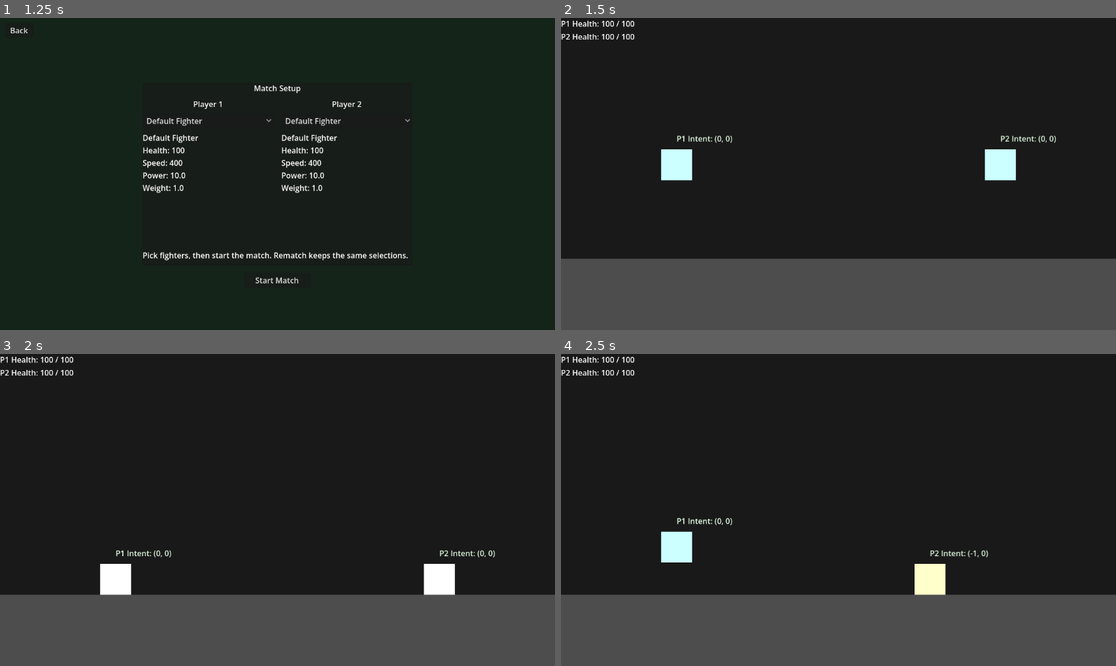
Above: before the commit, frames 1-4 (two rows, left to right).
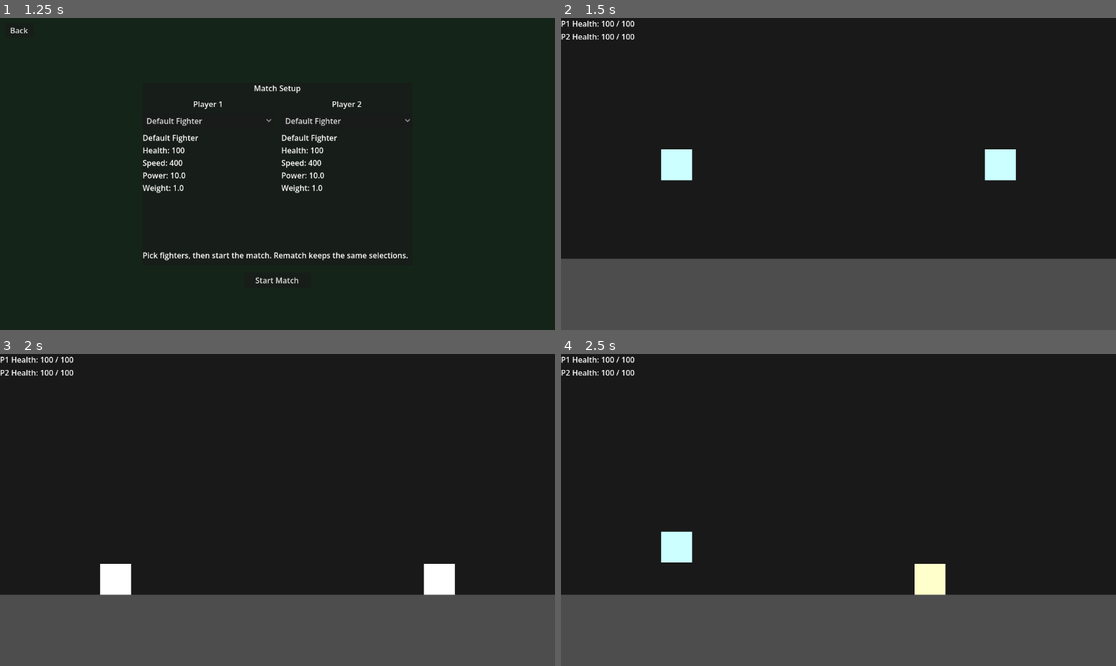
Above: after the commit, the same moments.

Repository: GitLlamma/Fight-Fight-Game-Game
Game: Godot game, scene res://scenes/main.tscn
Two runs of this game, one before a commit and one after it. Both use one fixed random seed, a clock stepped at 60 frames per second and the inputs below.
Inputs (mouse positions are in pixels of both pictures, inside the frame that each line leads up to):
- Up to frame 1 (1.25 s): click "Start" at 0.5 s
- Up to frame 2 (1.5 s): click "Start Match" at 1.25 s
- Up to frame 3 (2 s): no input
- Up to frame 4 (2.5 s): tap Enter at 2 s; move the mouse to (960, 494) at 2.02 s; hold Right (ui_right) from 2.03 s (still down); hold J (ui_left_p2) from 2.03 s (still down); click (960, 494) at 2.17 s; tap Space (jump_p1) at 2.27 s; tap L (ui_right_p2) at 2.3 s

Frame 1 is identical in both runs. In frame 2, 0.2% of the frame differs, in the area x 20-90%, y 37-41%; in frame 3, 0.2%; in frame 4, 0.2%, in the area x 20-77%, y 52-66%.

Commit message:
Fixed copilot suggestions and warnings

Diff:
--- a/GodotFiles/fight-fight-game-game/scripts/characters/move_executor.gd
+++ b/GodotFiles/fight-fight-game-game/scripts/characters/move_executor.gd
@@ -1,5 +1,5 @@
 extends Node
 class_name MoveExecutor
 
-func execute_move(player, move_data) -> void:
+func execute_move(_player, _move_data) -> void:
 	push_warning("MoveExecutor.execute_move should be overridden")
--- a/GodotFiles/fight-fight-game-game/scripts/hud.gd
+++ b/GodotFiles/fight-fight-game-game/scripts/hud.gd
@@ -683,29 +683,39 @@
 	if character_select_start_warning_label == null:
 		return
 
-	var can_start: bool = _is_controller_assignment_valid_for_match_start()
+	var controller_assignment_error: String = _get_match_start_controller_assignment_error()
+	var can_start: bool = controller_assignment_error.is_empty()
 	start_match_button.disabled = not can_start
 	if can_start:
 		character_select_start_warning_label.hide()
 		return
 
-	character_select_start_warning_label.text = "Cannot start: both players in controller mode must be assigned different connected controllers."
+	character_select_start_warning_label.text = controller_assignment_error
 	character_select_start_warning_label.self_modulate = COLOR_STATUS_WARN
 	character_select_start_warning_label.show()
 
+func _get_match_start_controller_assignment_error() -> String:
+	var connected_devices: PackedInt32Array = Input.get_connected_joypads()
+	var p1_device: int = -1
+	var p2_device: int = -1
+
+	if p1_uses_controller:
+		p1_device = _resolve_controller_device_for_player(1, connected_devices)
+		if p1_device < 0:
+			return "Cannot start: Player 1 is set to controller mode but no connected controller is assigned."
+
+	if p2_uses_controller:
+		p2_device = _resolve_controller_device_for_player(2, connected_devices)
+		if p2_device < 0:
+			return "Cannot start: Player 2 is set to controller mode but no connected controller is assigned."
+
+	if p1_uses_controller and p2_uses_controller and p1_device == p2_device:
+		return "Cannot start: both players in controller mode must be assigned different connected controllers."
+
+	return ""
+
 func _is_controller_assignment_valid_for_match_start() -> bool:
-	if not p1_uses_controller or not p2_uses_controller:
-		return true
-
-	var connected_devices: PackedInt32Array = Input.get_connected_joypads()
-	if connected_devices.size() < 2:
-		return false
-
-	var p1_device: int = _resolve_controller_device_for_player(1, connected_devices)
-	var p2_device: int = _resolve_controller_device_for_player(2, connected_devices)
-	if p1_device < 0 or p2_device < 0:
-		return false
-	return p1_device != p2_device
+	return _get_match_start_controller_assignment_error().is_empty()
 
 func show_controller_reconnect_prompt(waiting_players: Array[int]) -> void:
 	if controller_reconnect_overlay == null:
--- a/GodotFiles/fight-fight-game-game/scripts/input_handler.gd
+++ b/GodotFiles/fight-fight-game-game/scripts/input_handler.gd
@@ -15,8 +15,8 @@
 
 func get_player2_input():
 	var input = {
-		"left": Input.is_action_pressed("ui_left_p2") or Input.is_action_pressed("ui_left"),
-		"right": Input.is_action_pressed("ui_right_p2") or Input.is_action_pressed("ui_right"),
+		"left": Input.is_action_pressed("ui_left_p2"),
+		"right": Input.is_action_pressed("ui_right_p2"),
 		"jump": Input.is_action_just_pressed("jump_p2"),
 		"attack": Input.is_action_just_pressed("attack_p2")
 	}
--- a/GodotFiles/fight-fight-game-game/scripts/player_controller.gd
+++ b/GodotFiles/fight-fight-game-game/scripts/player_controller.gd
@@ -53,7 +53,7 @@
 @export var attack_damage = 10.0
 @export var attack_cooldown = 0.5
 @export var damage_flash_duration = 0.12
-@export var show_directional_intent_debug := true
+@export var show_directional_intent_debug := false
 @export var controller_axis_deadzone := 0.4
 @export var controller_jump_button: JoyButton = JOY_BUTTON_A
 @export var controller_attack_button: JoyButton = JOY_BUTTON_X
@@ -326,15 +326,8 @@
 	intent.move_axis = _axis_from_directions(left_held, right_held)
 
 	# Prioritize vertical directional intent for attacks over horizontal intent.
-	var vertical_axis: int = 0
-	if up_held and not down_held:
-		vertical_axis = -1
-	elif down_held and not up_held:
-		vertical_axis = 1
-	elif down_held:
-		vertical_axis = 1
-	elif up_held:
-		vertical_axis = -1
+	# Tie-break rule: if both up and down are held, prefer down.
+	var vertical_axis: int = _resolve_vertical_axis(up_held, down_held)
 
 	var horizontal_attack_axis: int = 0 if vertical_axis != 0 else intent.move_axis
 	intent.directional_intent = Vector2i(horizontal_attack_axis, vertical_axis)
@@ -348,6 +341,15 @@
 	if negative == positive:
 		return 0
 	return -1 if negative else 1
+
+func _resolve_vertical_axis(up_held: bool, down_held: bool) -> int:
+	if down_held and up_held:
+		return 0
+	if up_held:
+		return -1
+	if down_held:
+		return 1
+	return 0
 
 func _ensure_move_executor():
 	if move_executor:
@@ -443,7 +445,7 @@
 		var burst_acceleration: float = double_jump_reverse_burst_acceleration if turning_around else double_jump_burst_acceleration
 		velocity.x = move_toward(velocity.x, target_speed, burst_acceleration)
 
-func _configure_attack_hitbox_for_move(move_data: MoveData, is_grounded: bool, directional_intent: Vector2i) -> void:
+func _configure_attack_hitbox_for_move(_move_data: MoveData, is_grounded: bool, directional_intent: Vector2i) -> void:
 	if attack_collision == null:
 		return
 
@@ -612,7 +614,7 @@
 	previous_controller_attack_held = false
 
 func configure_controller_bindings(jump_button: int, attack_button: int) -> void:
-	controller_jump_button = jump_button
-	controller_attack_button = attack_button
+	controller_jump_button = jump_button as JoyButton
+	controller_attack_button = attack_button as JoyButton
 	previous_controller_jump_held = false
 	previous_controller_attack_held = false
Not shown, changed: DOCUMENTATION.md
Not shown, changed: SETUP.md
